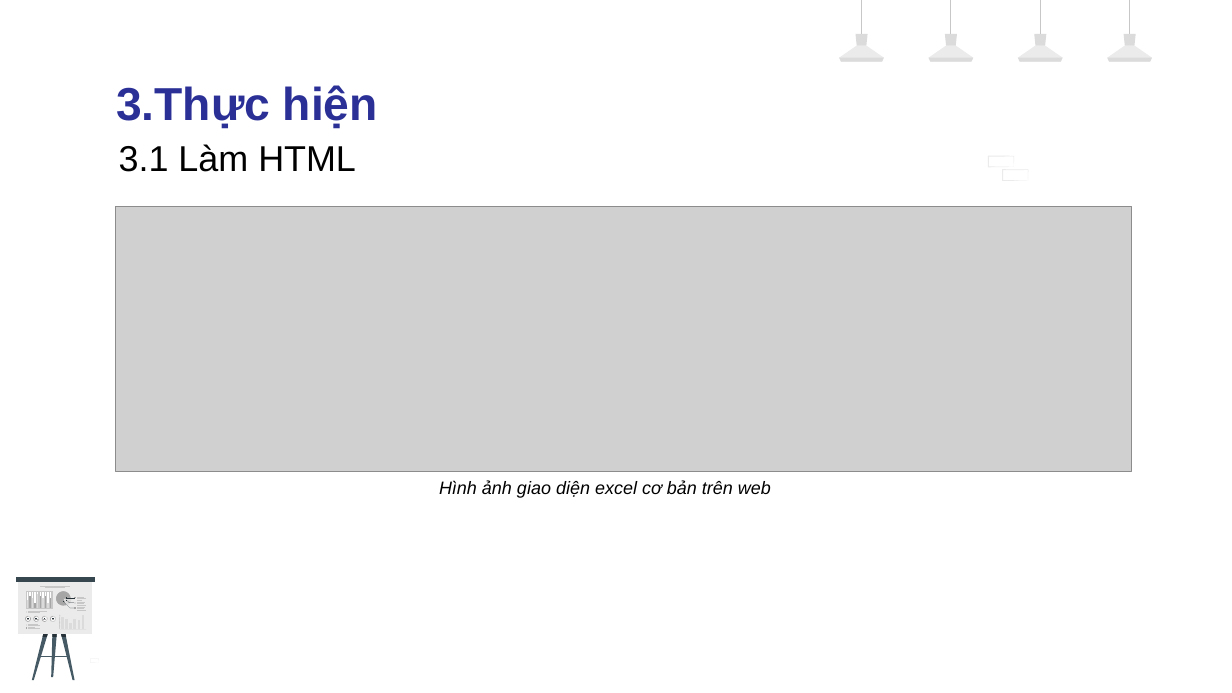
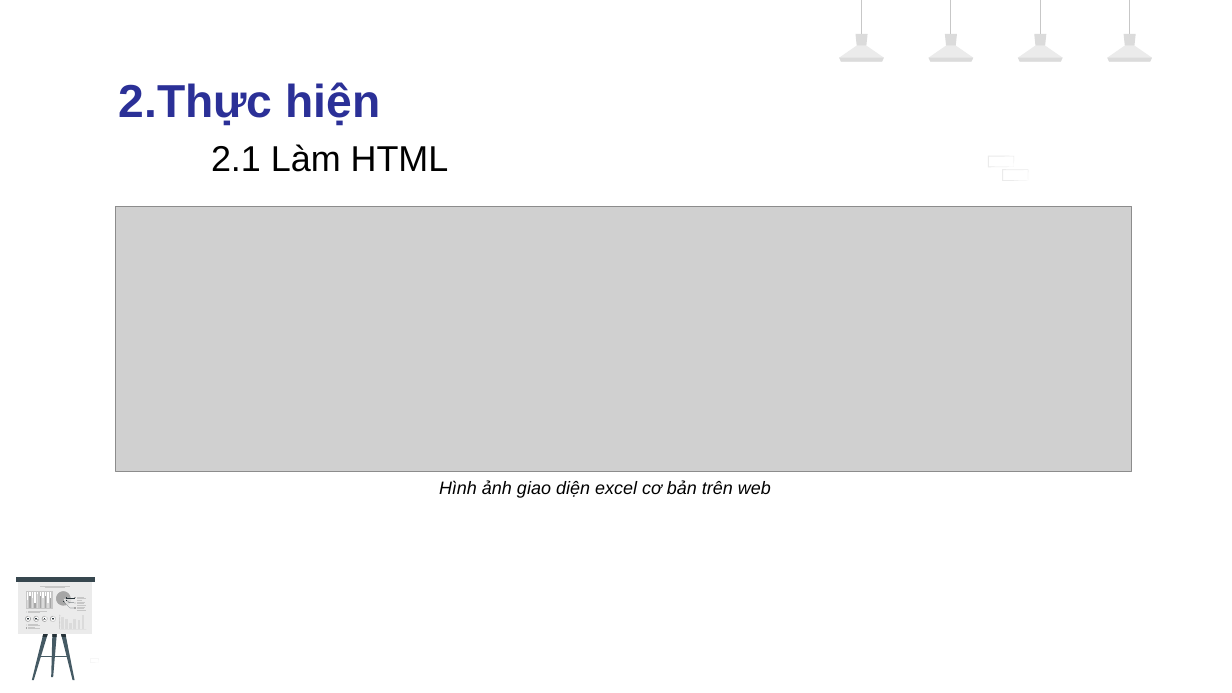
Before and after one commit to Itsstraining/Web-Train21S-Green, a slide deck: slide 7 of Hackathon2/PPTX/Template_HocVien_ITSS_green.pptx. Drawn at 1232x693 pixels with LibreOffice and Linux fonts; fonts in the diff are those of the drawing; grey boxes stand for pictures; background and template pictures are left out. Boxes give left, top, right and bottom in pixels: in the first picture for what was removed or moved away, otherwise in the second. Text is boxed around its words. In the diff, an @@ line names an element or a change of style, - is before the commit and + after.

```diff
--- a/Hackathon2/PPTX/Template_HocVien_ITSS_green.pptx
+++ b/Hackathon2/PPTX/Template_HocVien_ITSS_green.pptx
@@ text at <box>119,82,380,126</box>: text changed @@
-3.Thực hiện
+2.Thực hiện
@@ text at <box>211,144,449,172</box>: text changed @@
-3.1 Làm HTML
+2.1 Làm HTML
```
Also in this commit, not shown: 8 other slides changed, 1 slide added, 1 slide removed.
